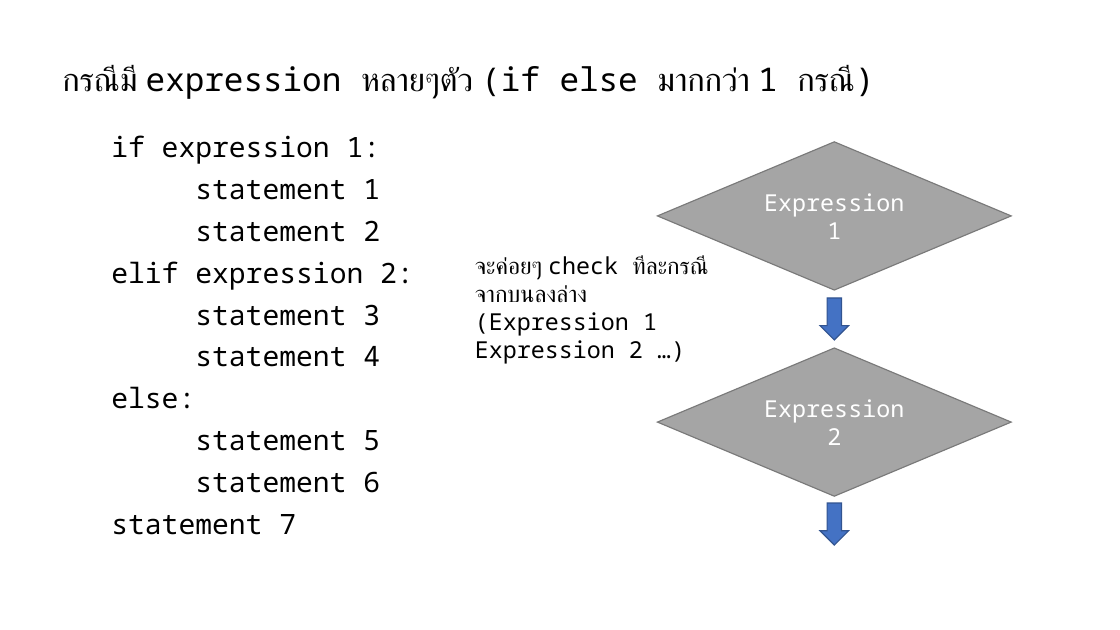
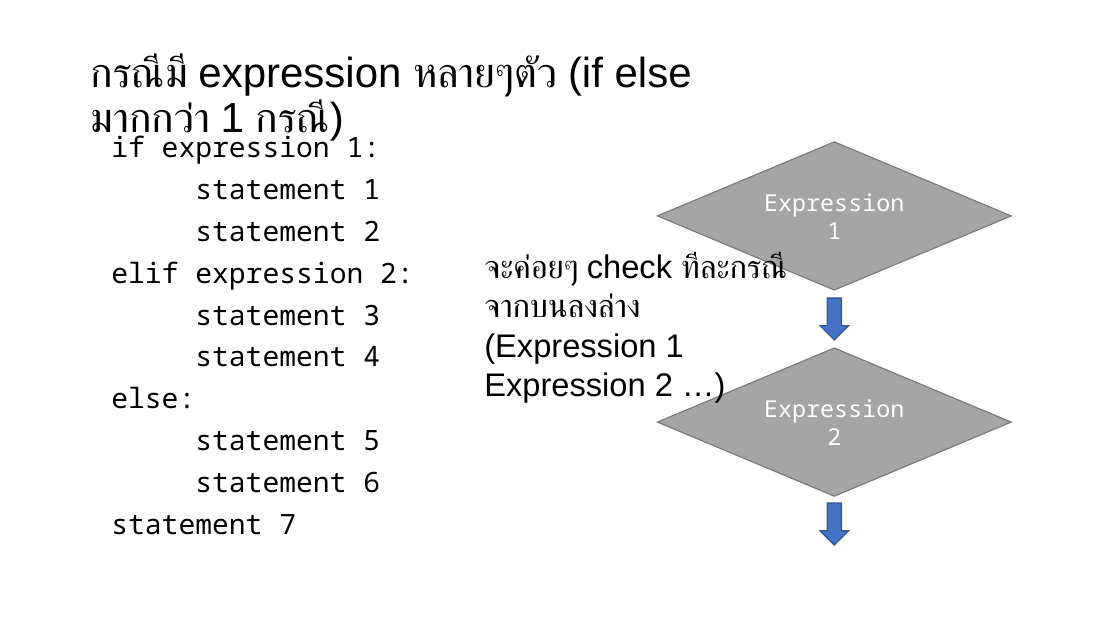
Before and after one commit to Vjumpkung/LetMeTiredPython, a slide deck: slide 9 of slide.pptx (slide 7 before the commit). Drawn at 1120x630 pixels with LibreOffice and Linux fonts; fonts in the diff are those of the drawing; background and template pictures are left out. Boxes give left, top, right and bottom in pixels: in the first picture for what was removed or moved away, otherwise in the second. Text is boxed around its words. In the diff, an @@ line names an element or a change of style, - is before the commit and + after.

```diff
--- a/slide.pptx
+++ b/slide.pptx
@@ title "กรณีมี expression หลายๆตัว (if else ...": place and size @@
-title "กรณีมี expression หลายๆตัว (if else ..." at box(62, 65, 874, 99)
+title "กรณีมี expression หลายๆตัว (if else ..." at box(91, 55, 692, 144)
@@ title "กรณีมี expression หลายๆตัว (if else ..." at box(91, 55, 692, 144): size 28 to 36 pt, font Noto Sans Mono to Arial @@
@@ text "จะค่อยๆ check ทีละกรณี": place and size @@
-text "จะค่อยๆ check ทีละกรณี" at box(475, 256, 706, 364)
+text "จะค่อยๆ check ทีละกรณี" at box(484, 252, 784, 402)
@@ text "จะค่อยๆ check ทีละกรณี" at box(484, 252, 784, 402): size 20 to 28 pt, font Noto Sans Mono to Arial @@
```
Also in this commit, not shown: 16 other slides changed, 5 slides added.
